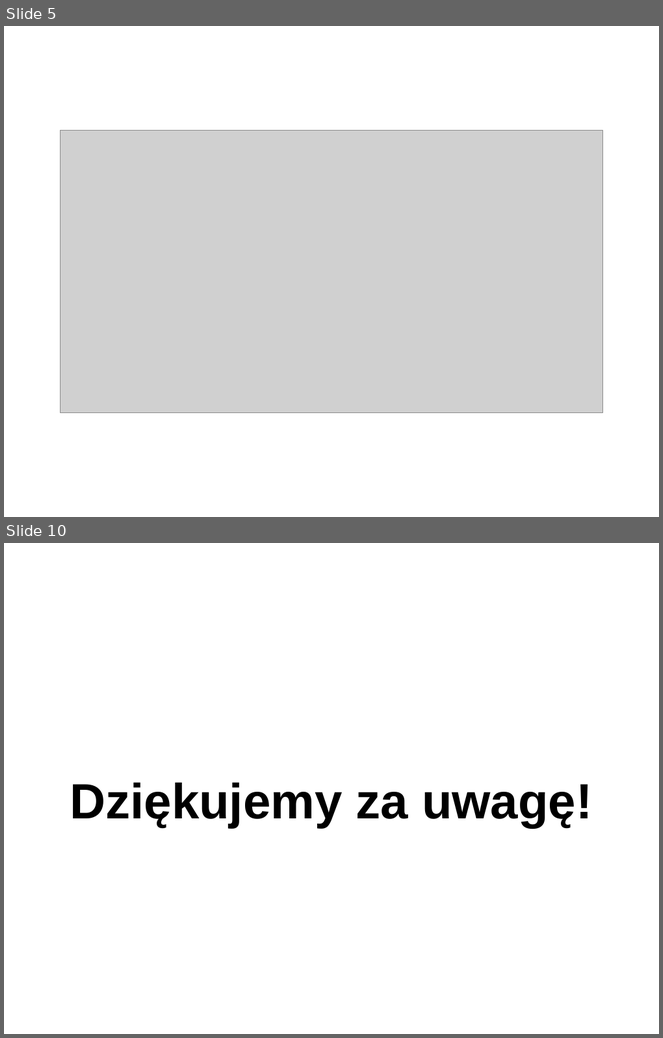
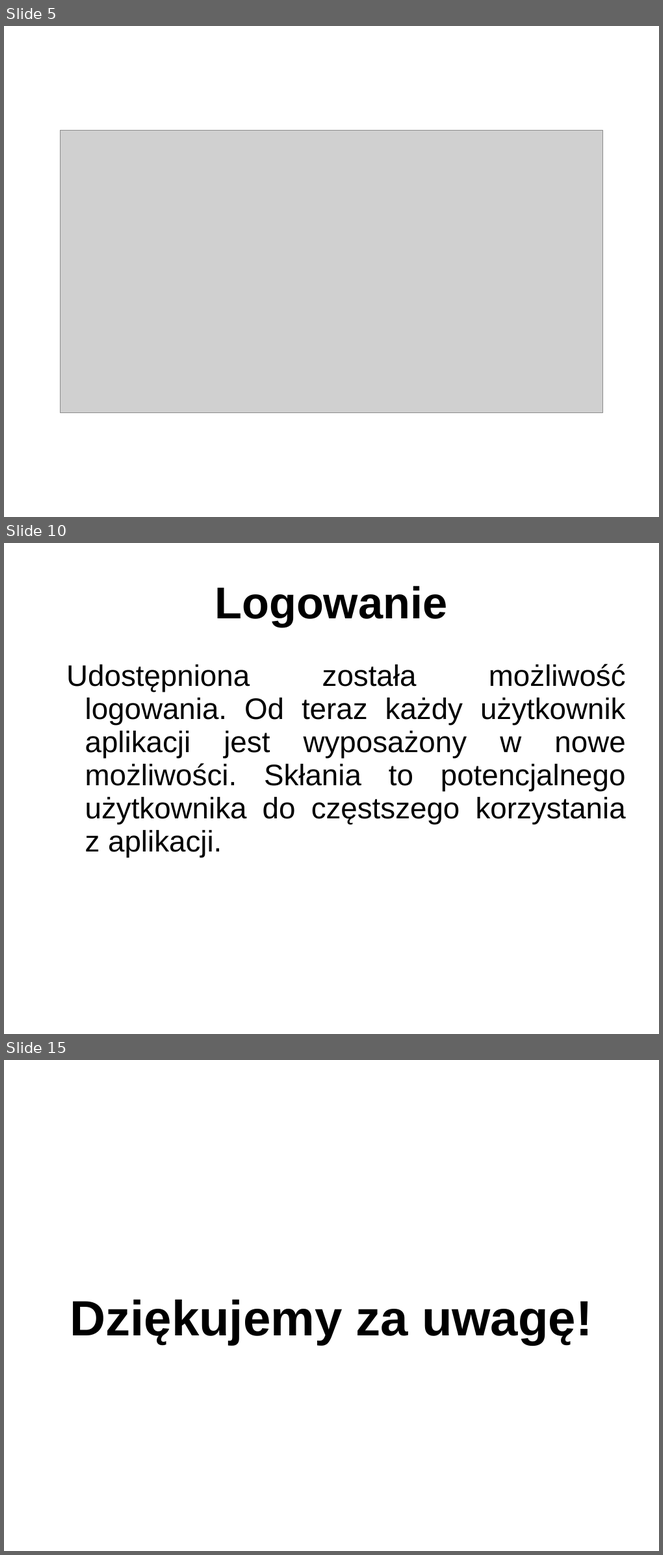
Before and after one commit to NaczelnyRachmistrz/StockRogue, a slide deck: prezentacja/stock_rogue.ppt. Shown one above the other, each under a label of ours: slides 5 and 10 before the commit, slides 5, 10 and 15 after it; the slides between them are not shown. The pictures are 663x1038 and 663x1555 pixels, drawn with LibreOffice and Linux fonts; fonts in the diff are those of the drawing; grey boxes stand for pictures; background and template pictures are left out. Boxes give left, top, right and bottom in pixels: in the first picture for what was removed or moved away, otherwise in the second. Text is boxed around its words. In the diff, an @@ line names an element or a change of style, - is before the commit and + after.

```diff
--- a/prezentacja/stock_rogue.ppt
+++ b/prezentacja/stock_rogue.ppt
@@ slide 10 added at bbox=[4, 543, 659, 1034], background #FFFFFF @@
@@ title added at bbox=[215, 586, 448, 627], 54 pt, text #000000, bold @@
+Logowanie
@@ text added at bbox=[66, 664, 626, 858], 36 pt, text #000000 @@
+  Udostępniona została możliwość logowania. Od teraz każdy użytkownik aplikacji jest wyposażony w nowe możliwości. Skłania to potencjalnego użytkownika do częstszego korzystania z aplikacji.
@@ what was slide 10 is now slide 15 @@
```
Also in this commit, not shown: 6 slides changed, 5 other slides added, 1 slide removed.
